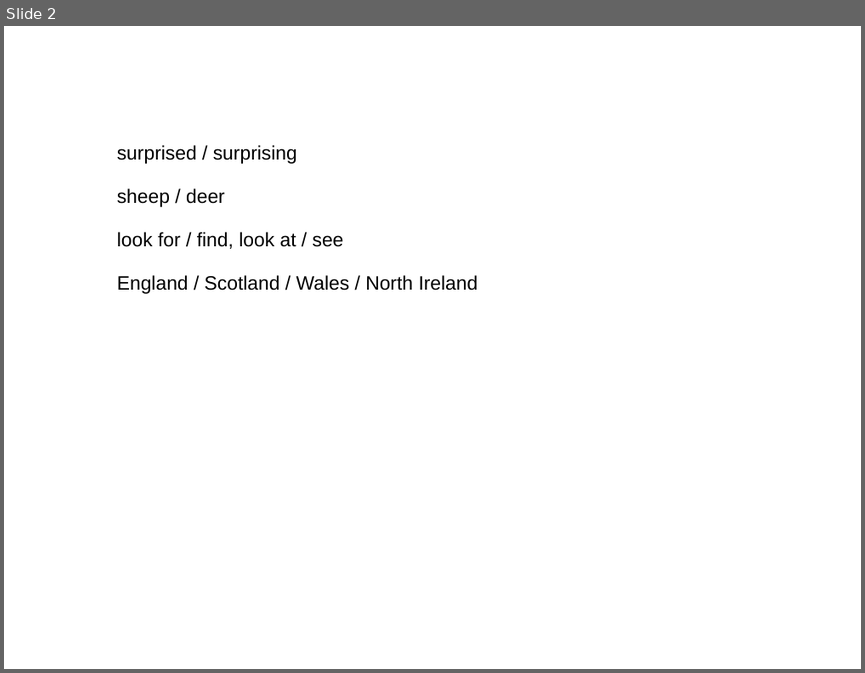
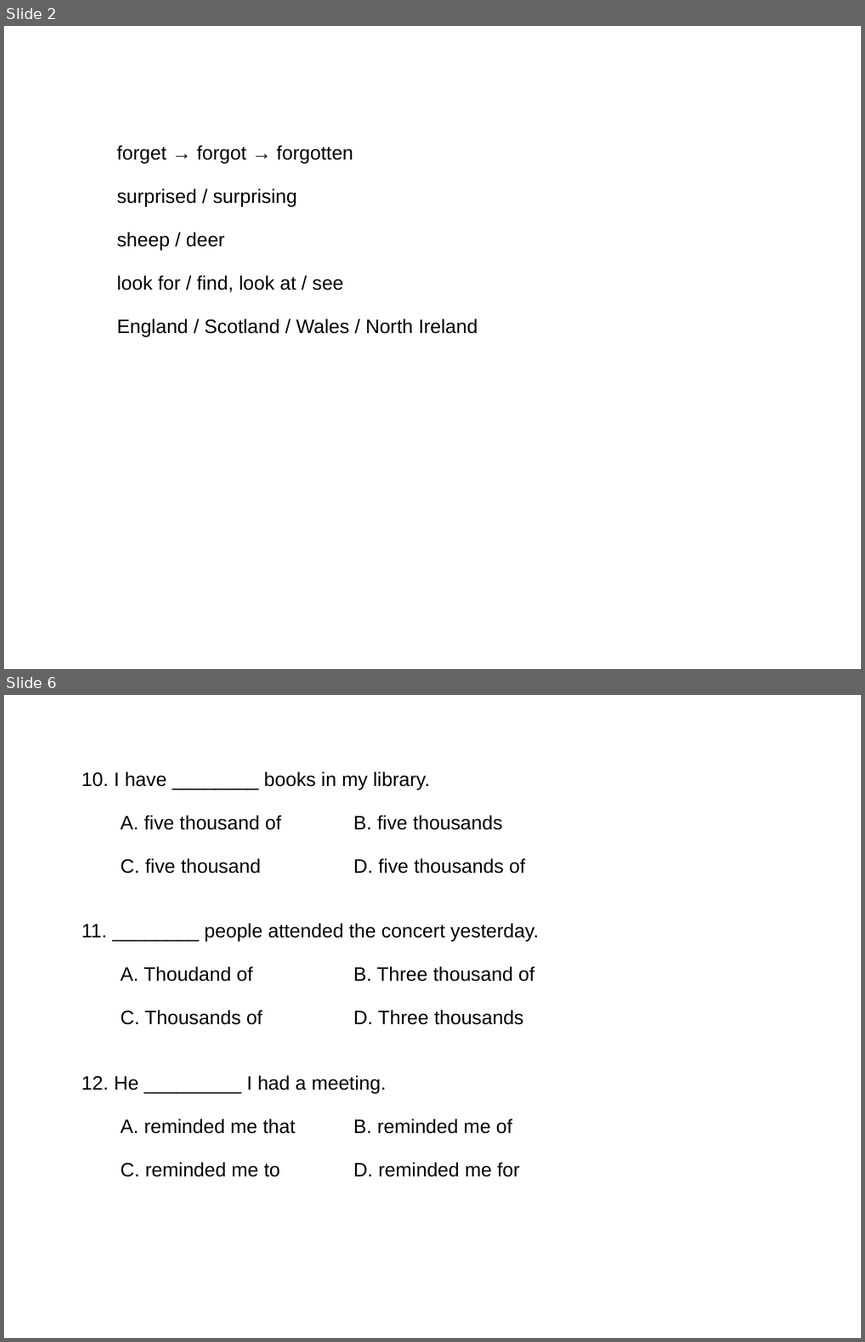
Before and after one commit to ericzhang/english-math, a slide deck: english/grade-8-上/8上英语人教版-unit-1-words.ppt. Shown one above the other, each under a label of ours: slide 2 before the commit, slides 2 and 6 after it; the slides between them are not shown. The pictures are 865x673 and 865x1342 pixels, drawn with LibreOffice and Linux fonts; fonts in the diff are those of the drawing. Boxes give left, top, right and bottom in pixels: in the first picture for what was removed or moved away, otherwise in the second. Text is boxed around its words. In the diff, an @@ line names an element or a change of style, - is before the commit and + after.

```diff
--- a/english/grade-8-上/8上英语人教版-unit-1-words.ppt
+++ b/english/grade-8-上/8上英语人教版-unit-1-words.ppt
@@ slide 6 added at box(4, 695, 861, 1338), background #FFFFFF @@
@@ text added at box(81, 771, 539, 1177), 18 pt, text #000000 @@
+10. I have ________ books in my library.
+A. five thousand of B. five thousands
+C. five thousand D. five thousands of
+11. ________ people attended the concert yesterday.
+A. Thoudand of B. Three thousand of
+C. Thousands of D. Three thousands
+12. He _________ I had a meeting.
+A. reminded me that B. reminded me of
+C. reminded me to D. reminded me for
@@ slide 2 changed as well @@
@@ text at box(117, 145, 353, 164): paragraph added @@
+forget → forgot → forgotten
```
Also in this commit, not shown: 1 other slide changed, 6 other slides added, 10 other files.
